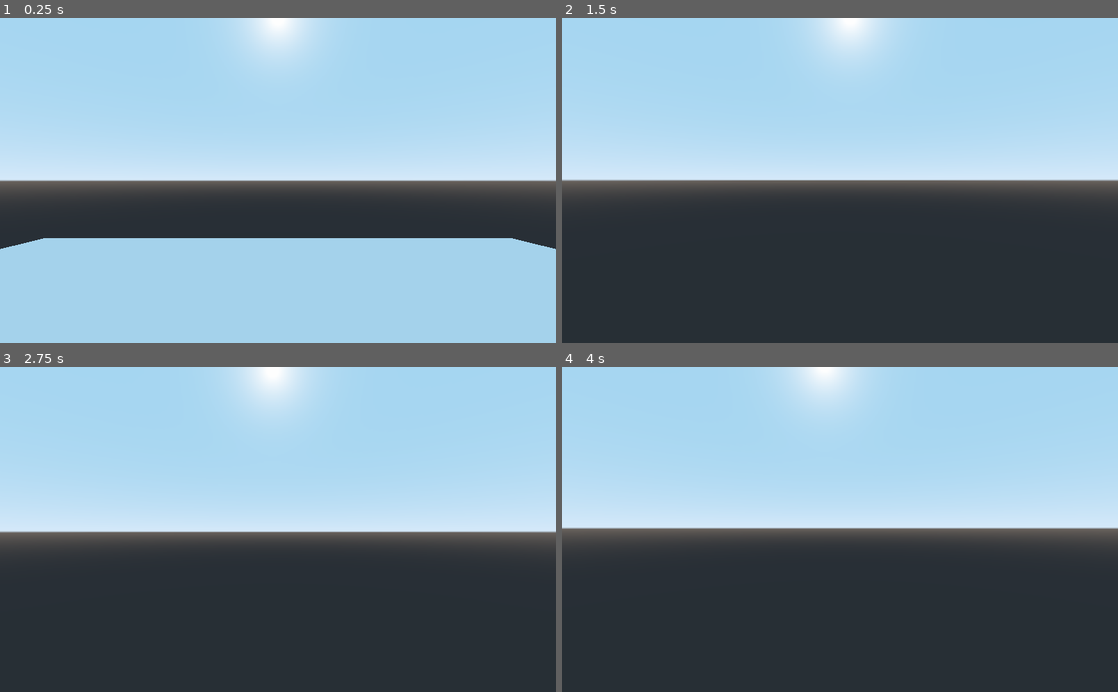
Above: before the commit, frames 1-4 (two rows, left to right).
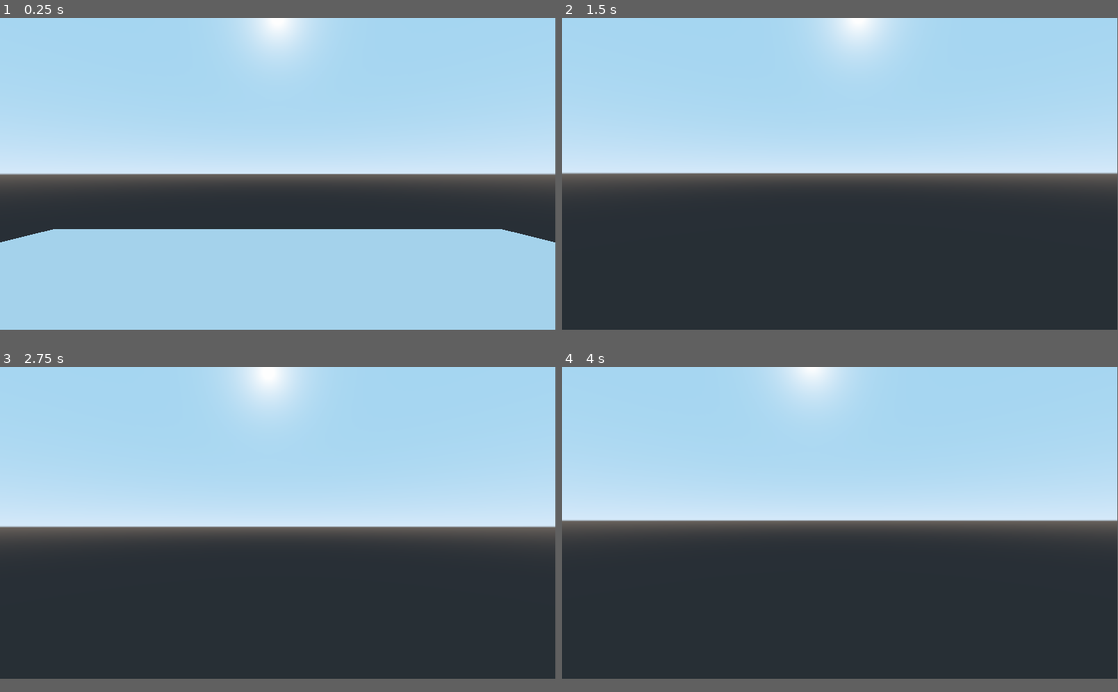
Above: after the commit, the same moments.

Repository: LostInSunSea/SHADOWTHEHEDGEHOG
Game: Godot game, scene res://Levels/main.tscn
Two runs of this game, one before a commit and one after it. Both use one fixed random seed, a clock stepped at 60 frames per second and the inputs below.
Inputs (mouse positions are in pixels of both pictures, inside the frame that each line leads up to):
- Up to frame 1 (0.25 s): no input
- Up to frame 2 (1.5 s): move the mouse to (867, 180) at 0.52 s; hold W (up) from 0.53 s (still down); tap Space (jump) at 0.77 s; move the mouse to (812, 180) at 1.27 s
- Up to frame 3 (2.75 s): keep holding W (up); tap Space (jump) at 1.52 s; tap Enter at 2 s; move the mouse to (289, 523) at 2.02 s
- Up to frame 4 (4 s): keep holding W (up); tap Space (jump) at 2.75, 3.02, 3.77 s; move the mouse to (834, 536) at 2.77 s; tap Enter at 3.5 s; move the mouse to (878, 532) at 3.52 s
In our replay, the window is 800x468 before the commit and 799x449 after it. These sizes can differ from the game's own. Grey fills any space a smaller window leaves; there, only what the larger window draws over its background counts as a difference.

The runs differ from the first frame. In frame 1, 5.6% of the frame differs, in the area x 0-100%, y 37-72%; in frame 2, 3.2%; in frame 3, 2.1%; in frame 4, 3.9%.

Commit message:
updated to move stuff into folders

Diff:
--- /dev/null
+++ b/Levels/2D World 1.tscn
@@ -0,0 +1,36 @@
+[gd_scene load_steps=4 format=2]
+
+[ext_resource path="res://assets/tiles/basictilesheet.png" type="Texture" id=1]
+
+[sub_resource type="ConvexPolygonShape2D" id=2]
+points = PoolVector2Array( 64, 64, 0, 64, 0, 0, 64, 0 )
+
+[sub_resource type="TileSet" id=1]
+0/name = "basictilesheet.png 0"
+0/texture = ExtResource( 1 )
+0/tex_offset = Vector2( 0, 0 )
+0/modulate = Color( 1, 1, 1, 1 )
+0/region = Rect2( 0, 0, 64, 64 )
+0/tile_mode = 0
+0/occluder_offset = Vector2( 0, 0 )
+0/navigation_offset = Vector2( 0, 0 )
+0/shape_offset = Vector2( 0, 0 )
+0/shape_transform = Transform2D( 1, 0, 0, 1, 0, 0 )
+0/shape = SubResource( 2 )
+0/shape_one_way = false
+0/shape_one_way_margin = 1.0
+0/shapes = [ {
+"autotile_coord": Vector2( 0, 0 ),
+"one_way": false,
+"one_way_margin": 1.0,
+"shape": SubResource( 2 ),
+"shape_transform": Transform2D( 1, 0, 0, 1, 0, 0 )
+} ]
+0/z_index = 0
+
+[node name="2D World 1" type="Node2D"]
+
+[node name="TileMap" type="TileMap" parent="."]
+tile_set = SubResource( 1 )
+format = 1
+tile_data = PoolIntArray( 1048576, 0, 0, 1048577, 0, 0, 1048578, 0, 0, 1048579, 0, 0, 1048580, 0, 0, 1048581, 0, 0, 1048582, 0, 0, 1048583, 0, 0, 1048584, 0, 0, 1048585, 0, 0, 1048586, 0, 0, 1048587, 0, 0, 1048588, 0, 0, 1048589, 0, 0, 1048590, 0, 0, 1048591, 0, 0, 1048592, 0, 0, 1048593, 0, 0, 1048594, 0, 0, 1048595, 0, 0, 1048596, 0, 0, 1048597, 0, 0, 1048598, 0, 0, 1048599, 0, 0, 1048600, 0, 0, 1048601, 0, 0, 1048602, 0, 0, 1048603, 0, 0, 1048604, 0, 0, 1048605, 0, 0 )
--- a/Levels/main.tscn
+++ b/Levels/main.tscn
@@ -1,6 +1,6 @@
 [gd_scene load_steps=3 format=2]
 
-[ext_resource path="res://PlayerController/Player.tscn" type="PackedScene" id=1]
+[ext_resource path="res://PlayerController/3D Player/Player.tscn" type="PackedScene" id=1]
 
 [sub_resource type="BoxShape" id=2]
 
--- a/PlayerController/Player.tscn
+++ b/PlayerController/3D Player/Player.tscn
@@ -1,7 +1,8 @@
 [gd_scene load_steps=4 format=2]
 
-[ext_resource path="res://PlayerController/CameraArm.gd" type="Script" id=1]
-[ext_resource path="res://PlayerController/Player.gd" type="Script" id=2]
+[ext_resource path="res://PlayerController/3D Player/CameraArm.gd" type="Script" id=1]
+[ext_resource path="res://PlayerController/3D Player/Player.gd" type="Script" id=2]
+
 
 [sub_resource type="CapsuleShape" id=1]
 radius = 0.5
--- a/project.godot
+++ b/project.godot
@@ -13,6 +13,12 @@
 config/name="ShadowTheHedgehog"
 run/main_scene="res://Levels/main.tscn"
 config/icon="res://icon.png"
+
+[display]
+
+window/size/width=1920
+window/size/height=1080
+window/size/borderless=true
 
 [input]
 
@@ -58,4 +64,5 @@
 
 [rendering]
 
+2d/snapping/use_gpu_pixel_snap=true
 environment/default_environment="res://default_env.tres"
Renamed: PlayerController/CameraArm.gd -> PlayerController/3D Player/CameraArm.gd
Renamed: PlayerController/Player.gd -> PlayerController/3D Player/Player.gd
Binary file added: assets/tiles/basictilesheet.png
Not shown, added: assets/tiles/basictilesheet.png.import
